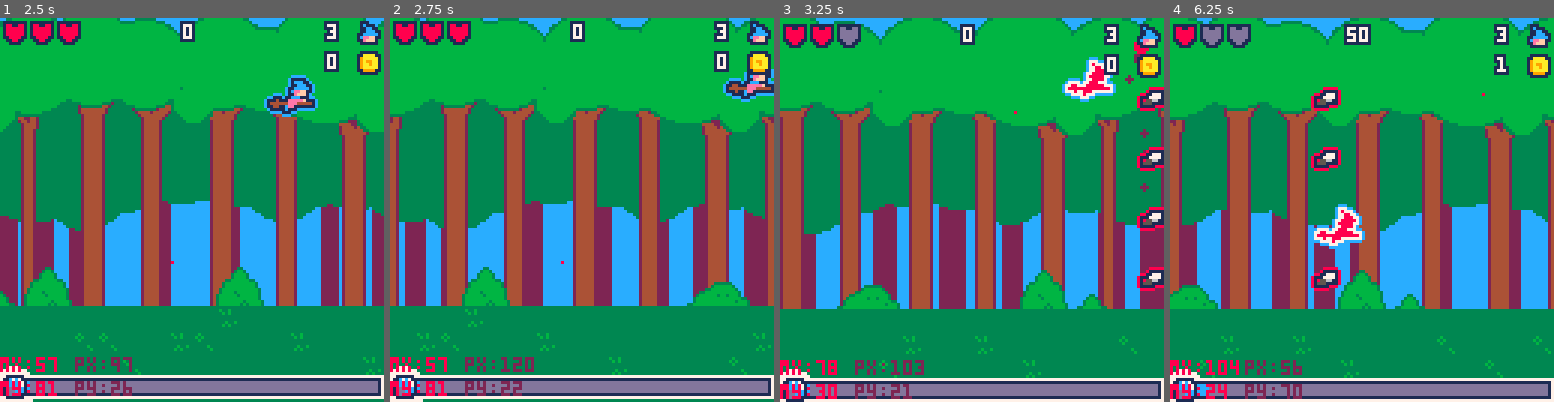
Above: before the commit, frames 1-4 (left to right).
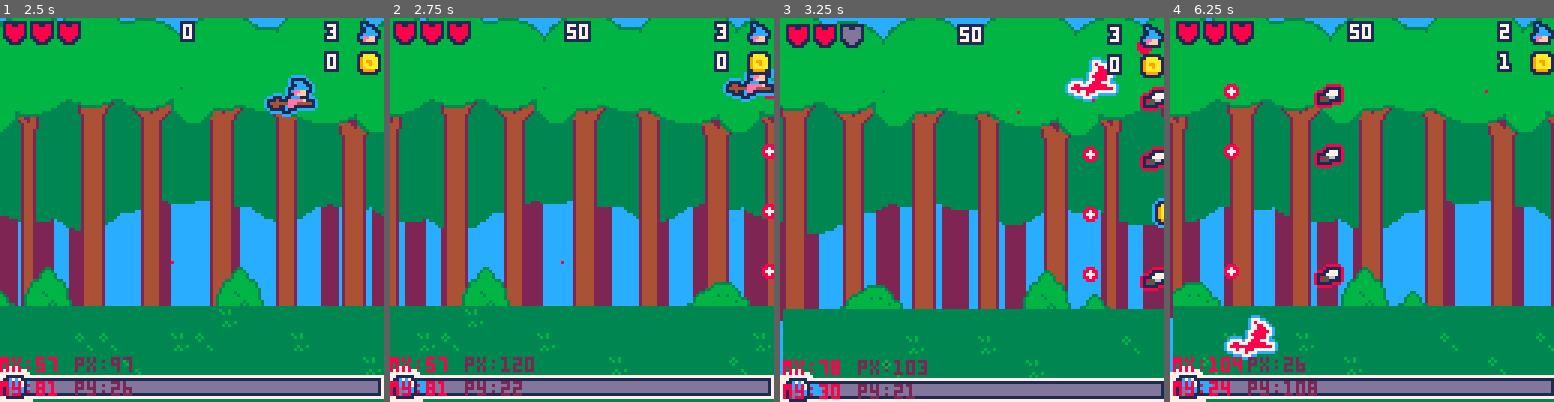
Above: after the commit, the same moments.

Repository: roseblack02/pico8-witch_blaster
Game: PICO-8 cartridge witch_blaster.p8
Same seed, same stepped clock (60 frames per second), same inputs: the game is played once before the commit and once after it.
Inputs (mouse positions are in pixels of both pictures, inside the frame that each line leads up to):
- Up to frame 1 (2.5 s): tap X (X key) at 0.33, 1.07, 1.85 s; click (280, 121) at 0.67 s; tap O (Z key) at 0.7, 1.7, 2.1 s; click (46, 267) at 1.22 s; hold Right 1.6-2.1 s; click (107, 114) at 1.77 s; hold Up 2.15-2.42 s; click (172, 259) at 2.32 s; hold Right from 2.47 s (still down)
- Up to frame 2 (2.75 s): keep holding Right; tap O (Z key) at 2.5 s
- Up to frame 3 (3.25 s): click (1014, 106) at 2.87 s; tap O (Z key) at 2.9 s; tap X (X key) at 2.97 s; release Right at 3.03 s; hold Left from 3.08 s (still down)
- Up to frame 4 (6.25 s): tap O (Z key) every 0.4 s from 3.3 to 6.1 s; click (1465, 256) at 3.42 s; release Left at 3.58 s; hold Down 3.63-3.97 s; click (1231, 102) at 3.97 s; hold Right 4.02-4.68 s; tap X (X key) at 4.08, 5.2 s; click (1292, 248) at 4.52 s; hold Up 4.73-5.03 s; click (1354, 94) at 5.07 s; hold Left 5.08-5.68 s; click (1419, 244) at 5.62 s; hold Down 5.73-6.03 s; hold Right from 6.08 s (still down); click (1481, 90) at 6.17 s

Frame 1 is identical in both runs. In frame 2, 0.6% of the frame differs, in the area x 7-100%, y 0-98%; in frame 3, 18%; in frame 4, 25%, in the area x 0-100%, y 0-100%.

Commit message:
Fly and owl now shoot player. Player also has a smaller hitbox

Diff:
--- a/witch_blaster.p8
+++ b/witch_blaster.p8
@@ -44,7 +44,7 @@
 	player={
 		x=25,
 		y=64,
-		width=10,
+		width=8,
 		velocity_x=0,
 		velocity_y=0,
 		hp=3,
@@ -409,7 +409,7 @@
 
 	if buying and btnp(4) then
 		if(cursor.y==34 and player.coins>6 and hp_upgrades<3) player.coins-=3 player.max_hp+=1 player.hp=player.max_hp hp_upgrades+=1 sfx(6)
-		if(cursor.y==42 and player.coins>6 and dmg_upgrades<3) player.coins-=5 player.dmg+=1 dmg_upgrades+=1 sfx(6)
+		if(cursor.y==42 and player.coins>6 and dmg_upgrades<3) player.coins-=5 player.dmg+=0.5 dmg_upgrades+=1 sfx(6)
 		if(cursor.y==50 and player.coins>14) player.coins-=5 player.lives+=1 sfx(6)
 		if(cursor.y==58 and player.coins>9 and blast_upgrades<5) player.coins-=7 player.blast_dur-=0.2 blast_upgrades+=1 sfx(6)
 		if(cursor.y==66 and player.coins>9 and magic_upgrades<5) player.coins-=7 player.mag_gained+=2 magic_upgrades+=1 sfx(6)
@@ -641,6 +641,12 @@
 				self.sprite=44
 			end
 
+			--shoot at player
+			self.shoot_timer+=1
+			if (self.shoot_timer>180) self.shoot_timer=0
+
+			if (self.x<(player.x+128) and self.shoot_timer==179) make_enemy_bullet(self.x,self.y)
+
 			--delete self if off screen
 			if (self.x<(player.x-128)) del(enemy_objs,self)
 		end,
@@ -712,9 +718,10 @@
 function make_fly(x,y)
 	return make_enemy_obj("fly",x,y,{
 		width=8,
-		hp=3,
+		hp=2,
 		sprite=11,
 		points=50,
+		shoot_timer=0,
 		update=function(self)
 			self.x-=0.4
 
@@ -726,6 +733,12 @@
 			else
 				self.sprite=11
 			end
+
+			--shoot at player
+			self.shoot_timer+=1
+			if (self.shoot_timer>150) self.shoot_timer=0
+
+			if (self.x<(player.x+128) and self.shoot_timer==149) make_enemy_bullet(self.x,self.y)
 
 			--delete self if off screen
 			if (self.x<(player.x-128)) del(enemy_objs,self)
@@ -752,6 +765,21 @@
 		end,
 		draw=function(self)
 			outlined_sprites(self.sprite,8,self.x-4,self.y-4,1,1)
+		end
+	})
+end
+
+function make_enemy_bullet(x,y)
+	return make_enemy_obj("enemy_bullet",x,y,{
+		width=4,
+		update=function(self)
+			self.x-=0.8
+			--delete self if off screen
+			if (self.x<(player.x-128)) del(enemy_objs,self)
+		end,
+		draw=function(self)
+			circfill(self.x,self.y,self.width/2,8)
+			circfill(self.x,self.y,(self.width/2)-1,7)
 		end
 	})
 end
